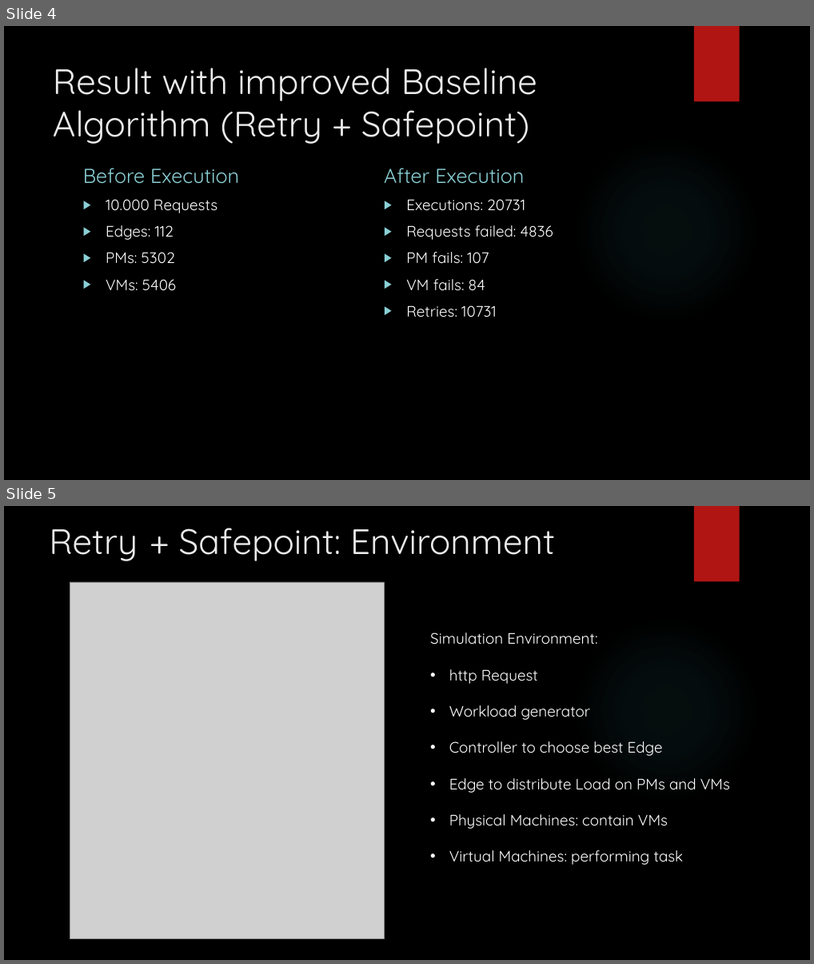
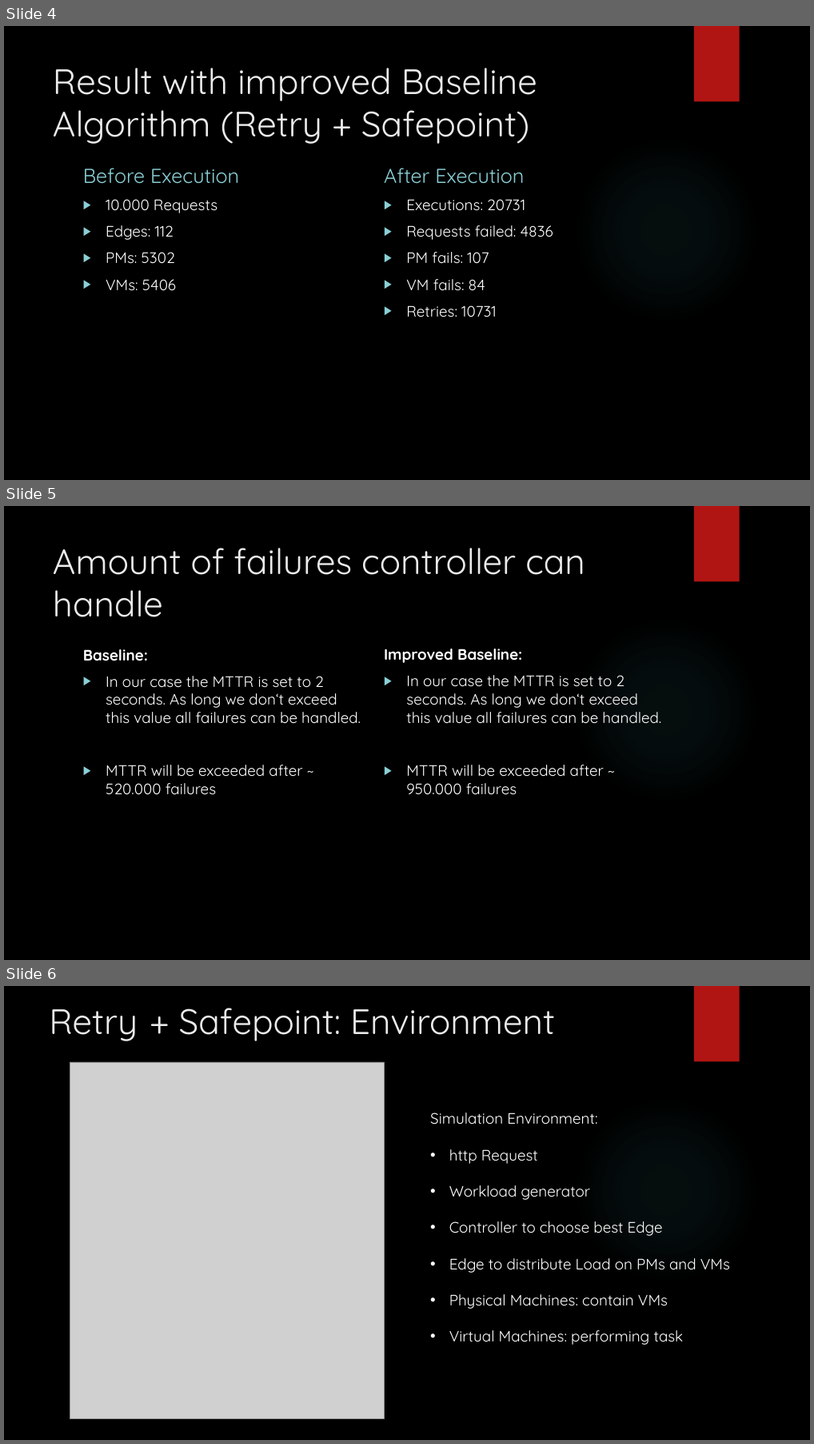
Before and after one commit to noccole/e-commerce, a slide deck: E-commerce_18_01_2017_V_03.pptx. Shown one above the other, each under a label of ours: slides 4 and 5 before the commit, slides 4, 5 and 6 after it. The pictures are 814x964 and 814x1444 pixels, drawn with LibreOffice and Linux fonts; fonts in the diff are those of the drawing; grey boxes stand for pictures; background and template pictures are left out. Boxes give left, top, right and bottom in pixels: in the first picture for what was removed or moved away, otherwise in the second. Text is boxed around its words. In the diff, an @@ line names an element or a change of style, - is before the commit and + after.

Commit message:
finish presentation

```diff
--- a/E-commerce_18_01_2017_V_03.pptx
+++ b/E-commerce_18_01_2017_V_03.pptx
@@ slide 5 added at [4,506,810,960], background picture (left out); not listed: 2 template elements that a slide beside it also shows @@
@@ title added at [53,548,586,617], 42 pt, text #EBEBEB @@
+Amount of failures controller can handle
@@ text added at [83,649,361,794], 18 pt, text #FFFFFF @@
+Baseline:
+▶ In our case the MTTR is set to 2 seconds. As long we don‘t exceed this value all failures can be handled.
+▶ MTTR will be exceeded after ~ 520.000 failures
@@ text added at [384,648,662,794], 18 pt, text #FFFFFF @@
+Improved Baseline:
+▶ In our case the MTTR is set to 2 seconds. As long we don‘t exceed this value all failures can be handled.
+▶ MTTR will be exceeded after ~ 950.000 failures
@@ what was slide 5 is now slide 6 @@
```
Also in this commit, not shown: 2 other files.
